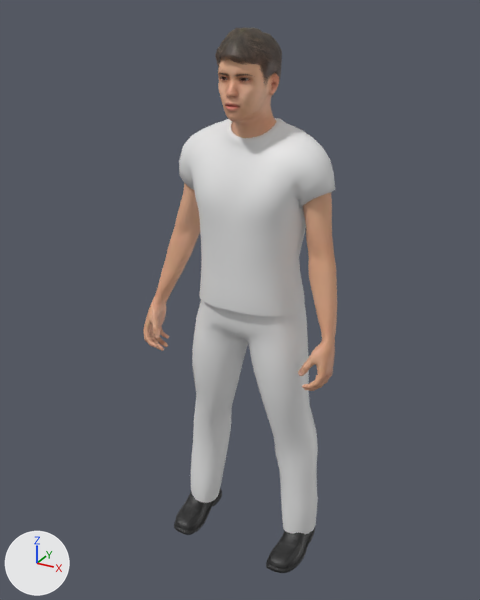
Two versions of the glTF model public/modelos/hombre.glb, one commit apart.
One viewpoint serves both versions: a camera (50 mm lens) standing at (0.926, -1.788, 1.794) and looking at (-0.034, -0.043, 0.921). The lights are fixed; the arrows at lower left show +X, +Y and +Z. The picture after the commit comes second.

Objects in the first picture: 'camiseta', 'cuerpo', 'pantalon', 'pelo', 'zapatos'.
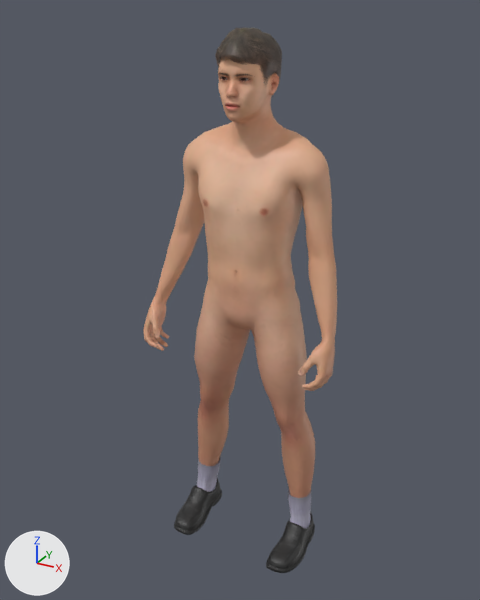
Pixel boxes [x1, y1, x2, y2] of what changed, in the pictures (480 x 600 px):
```json
{"object": "camiseta", "change": "deleted", "before": [179, 118, 335, 317]}
{"object": "pantalon", "change": "deleted", "before": [191, 300, 318, 534]}
{"object": "cuerpo", "change": "unchanged, uncovered by the edit", "before": [143, 58, 337, 391], "after": [143, 58, 337, 498]}
```

Scene script edits in JSON lines:
```json
{"op": "remove", "block": "ob_camiseta", "code": ["ob_camiseta = bpy.data.objects.new('camiseta', me_male_casualsuit04)", "ob_camiseta.location = (0.0, 0.0, 0.0)"]}
{"op": "remove", "block": "ob_pantalon", "code": ["ob_pantalon = bpy.data.objects.new('pantalon', me_male_casualsuit04_005)", "ob_pantalon.location = (0.0, 0.0, 0.0)"]}
```
